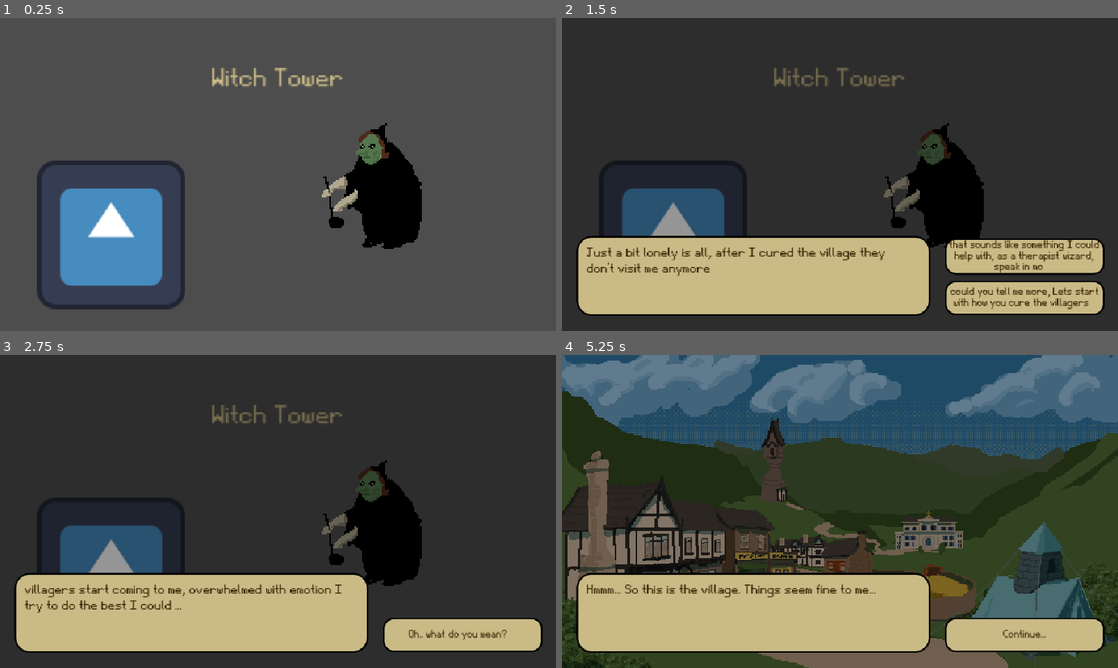
Above: before the commit, frames 1-4 (two rows, left to right).
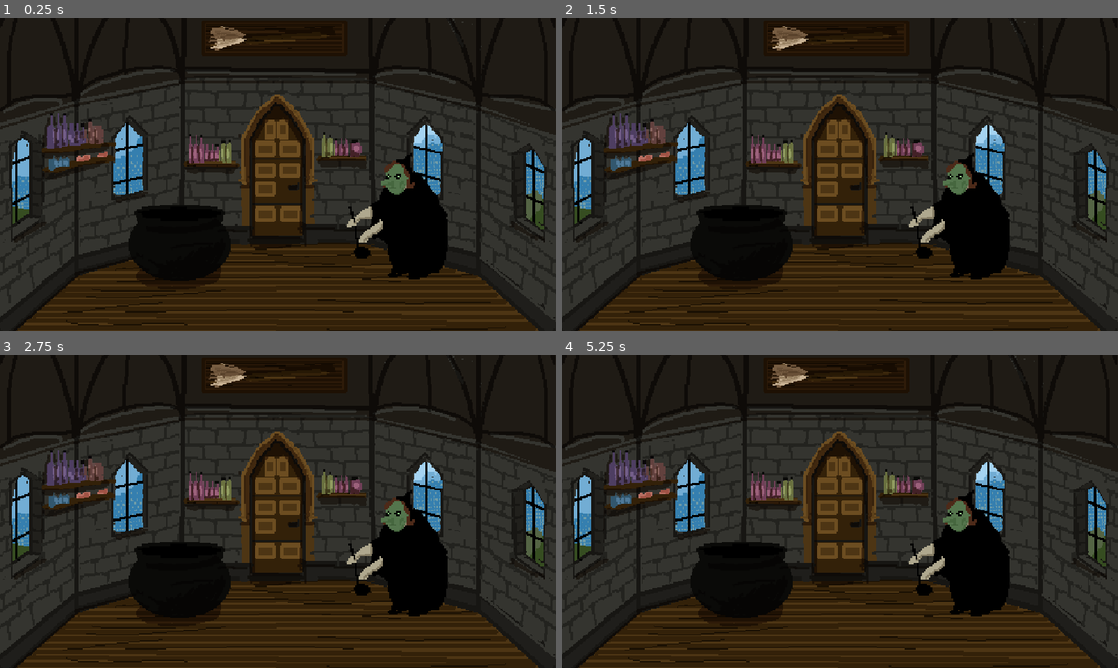
Above: after the commit, the same moments.

Repository: MichaelRRyan/GGJ-2026-Unmasked
Game: Godot game, scene res://Levels/level_witch_tower.tscn
Same seed, same stepped clock (60 frames per second), same inputs: the game is played once before the commit and once after it. This scene is started directly instead of the project's main scene. The engine's default icon, where the game draws it, is replaced by a stand-in: a white triangle on a blue panel in a dark square.
Inputs (mouse positions are in pixels of both pictures, inside the frame that each line leads up to):
- Up to frame 1 (0.25 s): no input
- Up to frame 2 (1.5 s): tap Enter at 0.5 s; move the mouse to (962, 158) at 0.52 s; press the mouse at (962, 158) at 0.53 s; release the mouse at (962, 158) at 1.25 s; click (1023, 255) at 1.25 s, where only the run before the commit has a clickable "Just wondering how your doing."
- Up to frame 3 (2.75 s): click (461, 633) at 2 s, where only the run before the commit has a clickable "could you tell me more, Lets …"
- Up to frame 4 (5.25 s): click (1023, 633) at 2.75 s, where only the run before the commit has a clickable "Oh.. what do you mean?"; click (1023, 633) at 3.5 s, where only the run before the commit has a clickable "I think you should leave this…"; click (1023, 633) at 4.25 s, where only the run before the commit has a clickable "Continue..."; tap Space at 5 s; move the mouse to (728, 527) at 5.02 s; click (728, 527) at 5.1 s

The runs differ from the first frame. In frame 1, 97% of the frame differs, in the area x 0-100%, y 0-100%; in frame 2, 55%; in frame 3, 54%; in frame 4, 82%.

Commit message:
Added witch background

Diff:
--- a/Levels/level_witch_tower.tscn
+++ b/Levels/level_witch_tower.tscn
@@ -1,29 +1,20 @@
-[gd_scene format=3 uid="uid://cy4rona3j5l5u"]
+[gd_scene format=3 uid="uid://b1mhvg63jgb6h"]
 
 [ext_resource type="PackedScene" uid="uid://p8me13tpt1is" path="res://Levels/level_base.tscn" id="1_rguvn"]
-[ext_resource type="Theme" uid="uid://cmr35qfsqipuf" path="res://Assets/Themes/dialogue_interface.tres" id="2_k6qm3"]
+[ext_resource type="Texture2D" uid="uid://m8woy25b0tsc" path="res://Assets/Images/witch tower/witch_tower.png" id="2_fl41p"]
 [ext_resource type="PackedScene" uid="uid://cja4dwr4nk8gf" path="res://Features/Door2D/door.tscn" id="2_un0hn"]
-[ext_resource type="Texture2D" uid="uid://bvsoecitydr5t" path="res://icon.svg" id="3_k6qm3"]
-[ext_resource type="PackedScene" uid="uid://g0bcgcv4nxpn" path="res://Features/NPC2D/witch.tscn" id="5_fl41p"]
+[ext_resource type="PackedScene" uid="uid://fwqtsw00kded" path="res://Features/NPC2D/witch.tscn" id="5_fl41p"]
 
 [node name="LevelBase" unique_id=391544845 instance=ExtResource("1_rguvn")]
 
-[node name="Label" type="Label" parent="Entities" parent_id_path=PackedInt32Array(721033671) index="0" unique_id=77922241]
-offset_left = -57.0
-offset_top = -94.0
-offset_right = 57.0
-offset_bottom = -70.0
-theme = ExtResource("2_k6qm3")
-theme_override_colors/font_color = Color(0.7882353, 0.7294118, 0.5254902, 1)
-text = "Witch Tower"
-
-[node name="Door" parent="Entities" parent_id_path=PackedInt32Array(721033671) index="1" unique_id=702500341 instance=ExtResource("2_un0hn")]
-position = Vector2(-144, 52)
-scene = "res://Levels/level_overworld.tscn"
-
-[node name="Sprite2D2" type="Sprite2D" parent="Entities/Door" index="2" unique_id=1721162785]
-texture = ExtResource("3_k6qm3")
+[node name="Background" parent="." index="0" unique_id=2026553354]
+texture = ExtResource("2_fl41p")
 
 [node name="Witch" parent="." index="3" unique_id=2110108148 instance=ExtResource("5_fl41p")]
-position = Vector2(81, -4)
+position = Vector2(103, 21.999998)
 scale = Vector2(1.4, 1.4)
+
+[node name="Door" parent="Entities" parent_id_path=PackedInt32Array(721033671) index="0" unique_id=702500341 instance=ExtResource("2_un0hn")]
+position = Vector2(-1, 0)
+scale = Vector2(0.5628148, 1)
+scene = "res://Levels/level_overworld.tscn"
